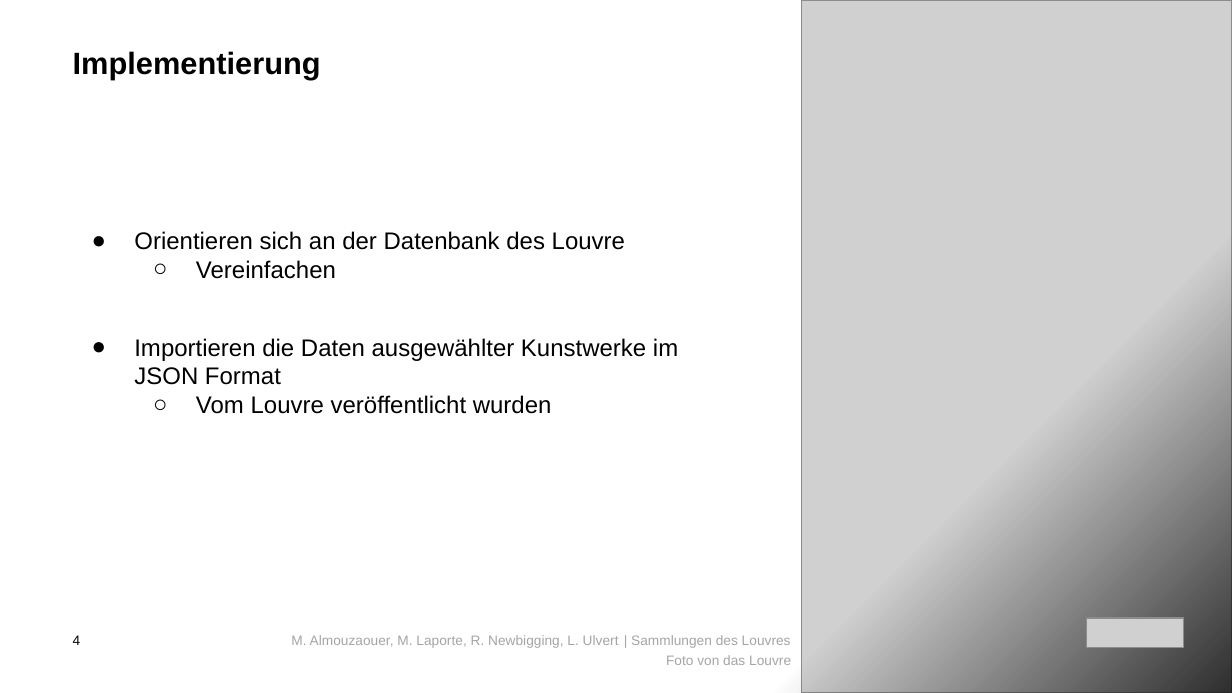
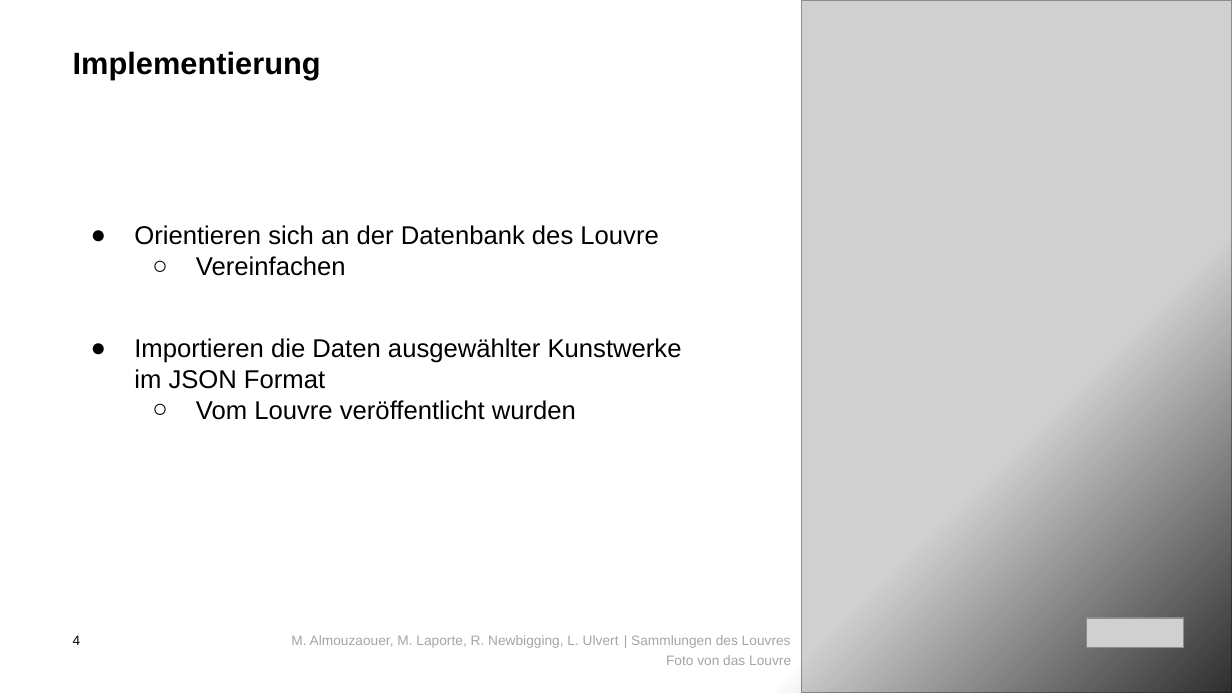
Before and after one commit to Mo123D/Louvre, a slide deck: slide 4 of Pitch_G6_Louvre.pptx. Drawn at 1232x693 pixels with LibreOffice and Linux fonts; fonts in the diff are those of the drawing; grey boxes stand for pictures; background and template pictures are left out. Boxes give left, top, right and bottom in pixels: in the first picture for what was removed or moved away, otherwise in the second. Text is boxed around its words. In the diff, an @@ line names an element or a change of style, - is before the commit and + after.

```diff
--- a/Pitch_G6_Louvre.pptx
+++ b/Pitch_G6_Louvre.pptx
@@ text "Orientieren sich an der Datenbank ..." at [134, 225, 682, 420]: size 14 to 15 pt @@
```
Also in this commit, not shown: 2 other slides changed.
